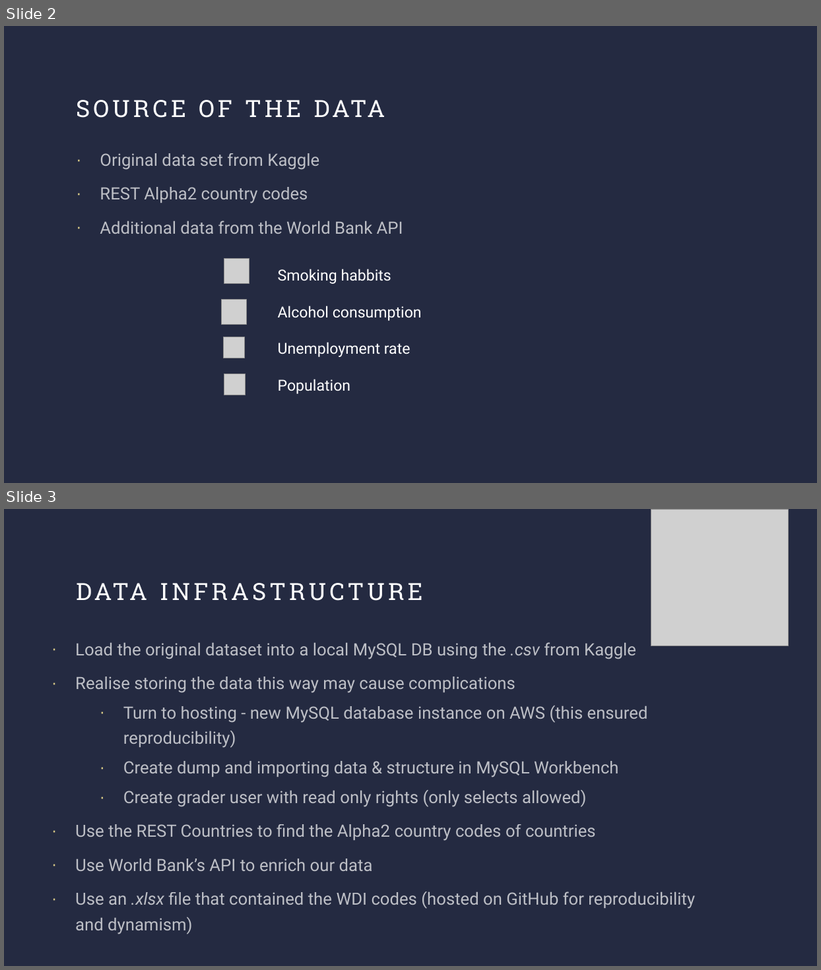
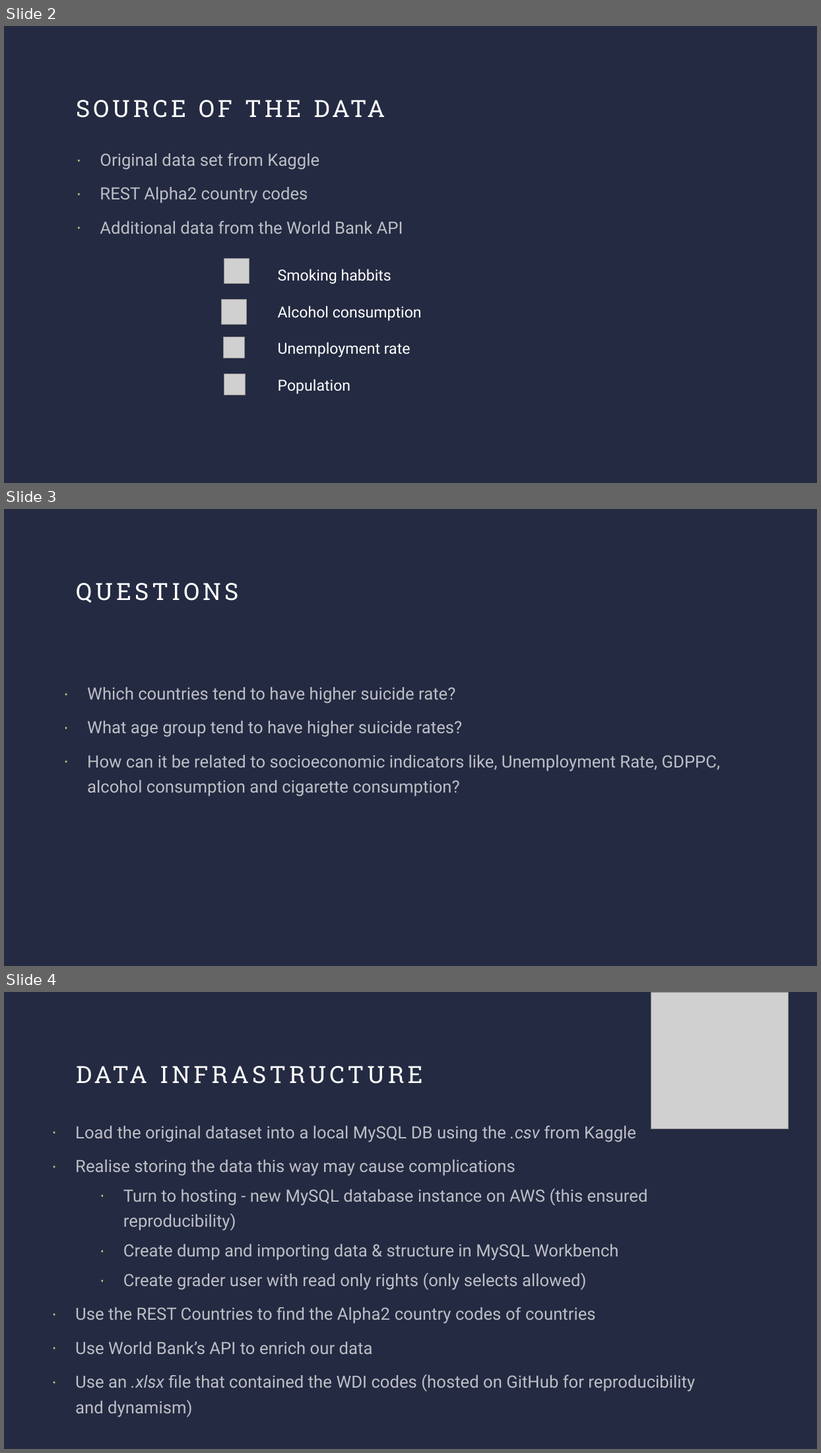
Before and after one commit to dgulacsy/DE2_Term_Project, a slide deck: DE2_Term_Presentation.pptx. Shown one above the other, each under a label of ours: slides 2 and 3 before the commit, slides 2, 3 and 4 after it. The pictures are 821x970 and 821x1453 pixels, drawn with LibreOffice and Linux fonts; fonts in the diff are those of the drawing; grey boxes stand for pictures. Boxes give left, top, right and bottom in pixels: in the first picture for what was removed or moved away, otherwise in the second. Text is boxed around its words. In the diff, an @@ line names an element or a change of style, - is before the commit and + after.

```diff
--- a/DE2_Term_Presentation.pptx
+++ b/DE2_Term_Presentation.pptx
@@ slide 3 added at [4, 509, 817, 966], background #242A41 @@
@@ title added at [76, 583, 238, 603], 28 pt, text #FFFFFF @@
+QUESTIONS
@@ text added at [87, 687, 721, 797], 20 pt, text #FFFFFF at 70% opacity @@
+· Which countries tend to have higher suicide rate?
+· What age group tend to have higher suicide rates?
+· How can it be related to socioeconomic indicators like, Unemployment Rate, GDPPC, alcohol consumption and cigarette consumption?
@@ what was slide 3 is now slide 4 @@
```
Also in this commit, not shown: 5 slides changed, 11 other files.
